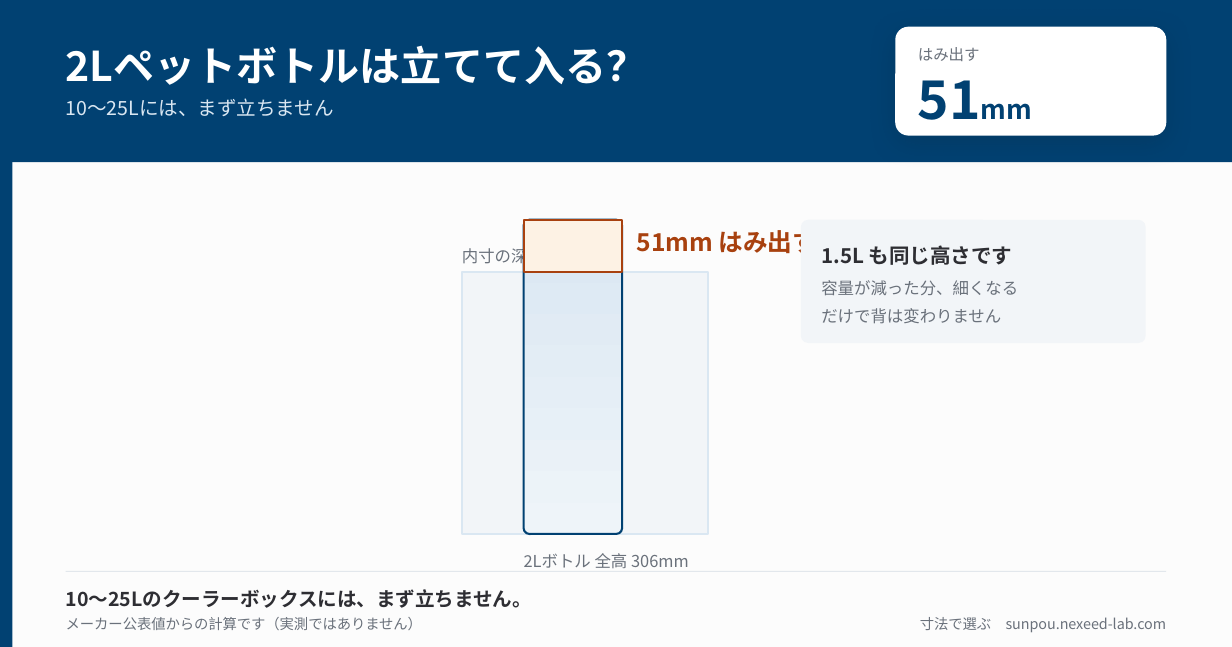
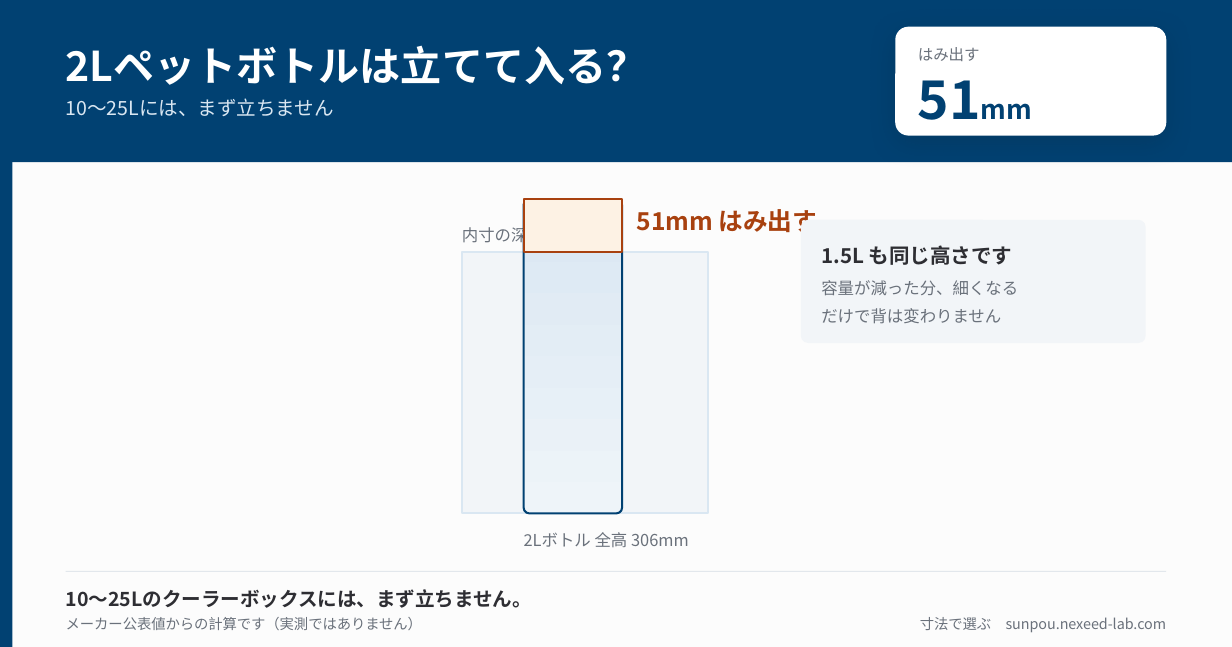
Before and after one commit to oshima0627/sunpou, a slide deck: slide 4 of site/public/img/figures.pptx. Drawn at 1232x647 pixels with LibreOffice and Linux fonts; fonts in the diff are those of the drawing. Boxes give left, top, right and bottom in pixels: in the first picture for what was removed or moved away, otherwise in the second. Text is boxed around its words. In the diff, an @@ line names an element or a change of style, - is before the commit and + after.

```diff
--- a/site/public/img/figures.pptx
+++ b/site/public/img/figures.pptx
@@ 3 texts, 2 rectangles, 1 rounded rectangle: place and size @@
-3 texts, 2 rectangles, 1 rounded rectangle at box(462, 220, 818, 568)
+3 texts, 2 rectangles, 1 rounded rectangle at box(462, 199, 818, 547)
```
Also in this commit, not shown: 6 slides added, 14 other files.
